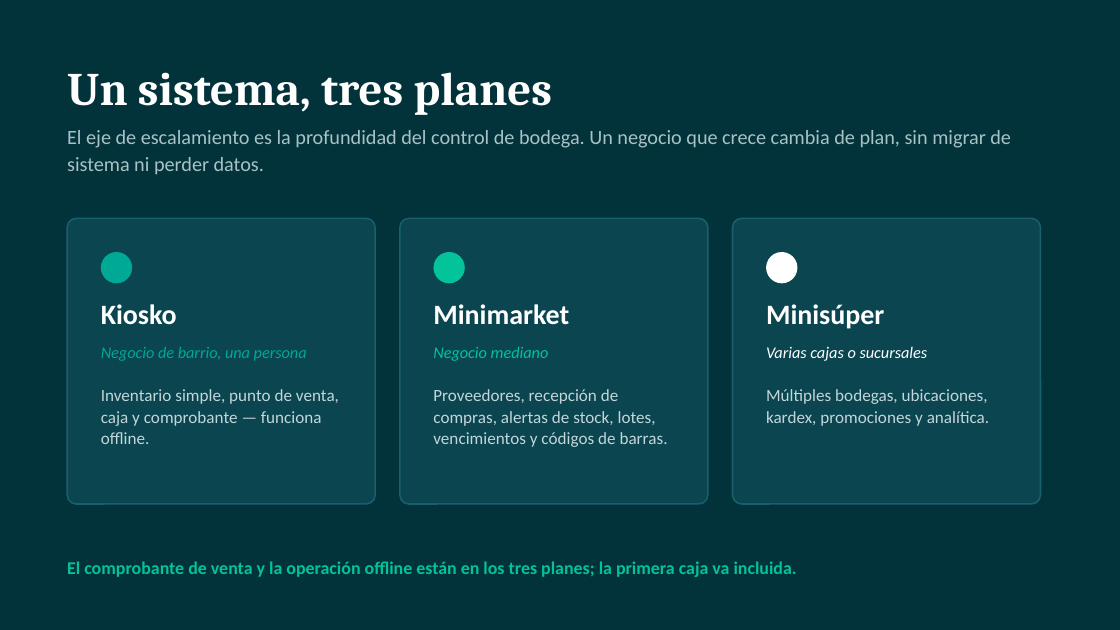
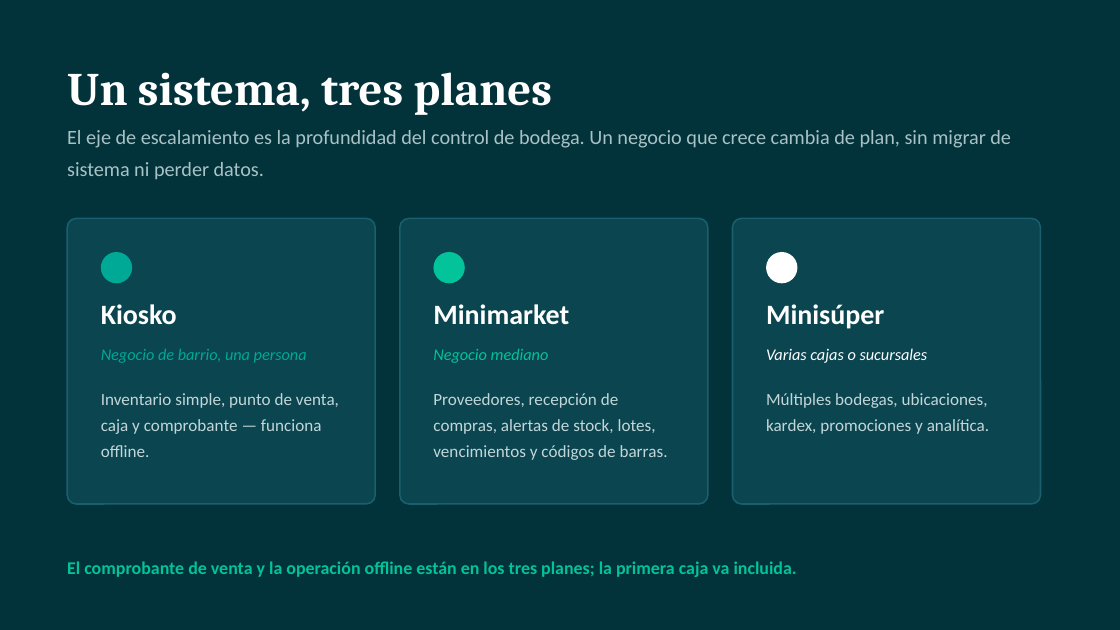
Before and after one commit to Chazito/Walkan, a slide deck: slide 4 of Fase 1/Evidencias Grupales/Proyecto_APT_Presentacion.pptx. Drawn at 1120x630 pixels with LibreOffice and Linux fonts; fonts in the diff are those of the drawing. Boxes give left, top, right and bottom in pixels: in the first picture for what was removed or moved away, otherwise in the second. Text is boxed around its words. In the diff, an @@ line names an element or a change of style, - is before the commit and + after.

```diff
--- a/Fase 1/Evidencias Grupales/Proyecto_APT_Presentacion.pptx
+++ b/Fase 1/Evidencias Grupales/Proyecto_APT_Presentacion.pptx
@@ text "El eje de escalamiento es ..." at (x1=67, y1=130, x2=1011, y2=180): line spacing 17pt to 1.31 @@
@@ line spacing 13pt to 1.24 in 3 elements at (x1=101, y1=349, x2=307, y2=363), (x1=433, y1=349, x2=549, y2=363), (x1=766, y1=348, x2=928, y2=363) @@
@@ line spacing 14pt to 1.27 in 3 elements at (x1=101, y1=393, x2=339, y2=457), (x1=433, y1=393, x2=668, y2=460), (x1=766, y1=393, x2=989, y2=434) @@
```
Also in this commit, not shown: 3 other slides changed, 2 slides added.
